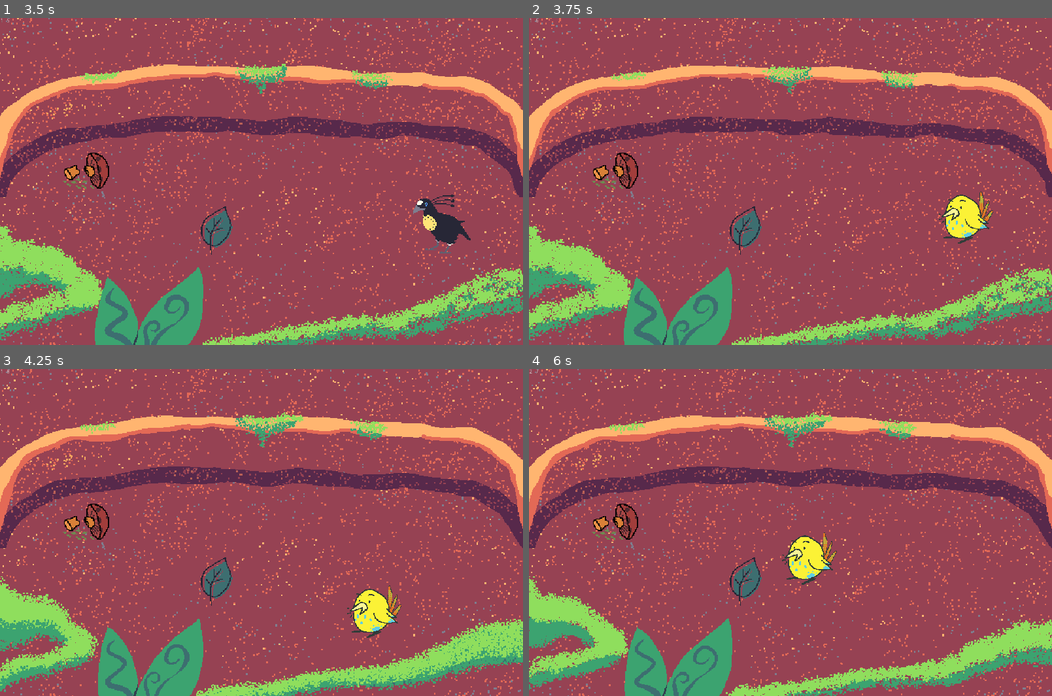
Above: before the commit, frames 1-4 (two rows, left to right).
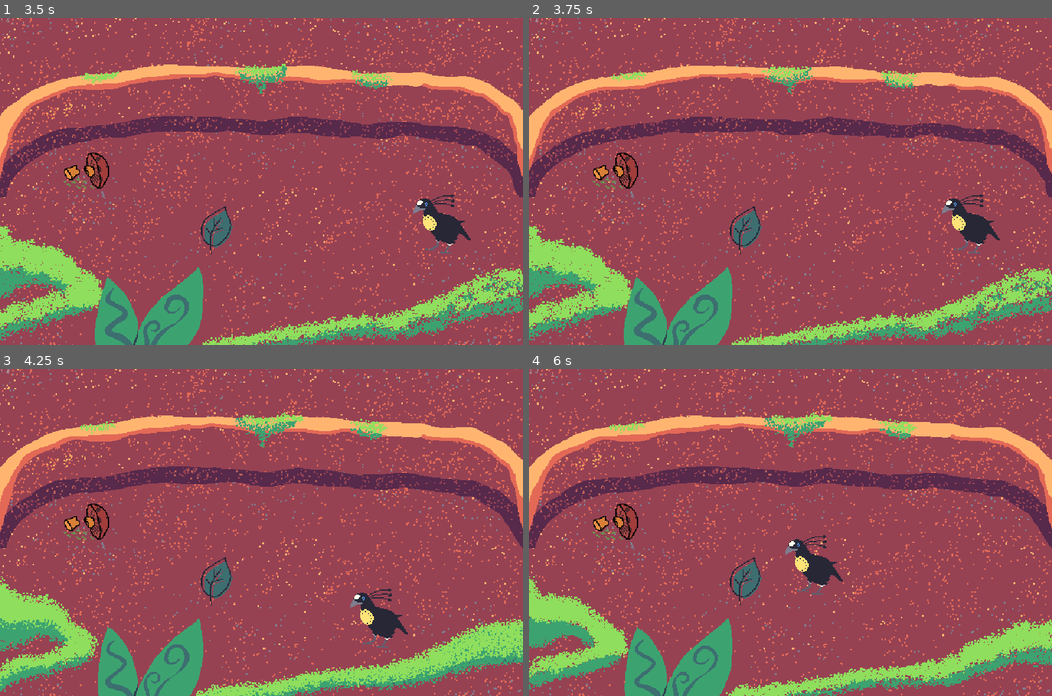
Above: after the commit, the same moments.

Repository: mapedorr/CapstoneGame
Game: Godot game, scene res://Limpiar/CleaningGame.tscn
Same seed, same stepped clock (60 frames per second), same inputs: the game is played once before the commit and once after it. Sound files missing from this copy of the repository are replaced by a short silence.
Inputs (mouse positions are in pixels of both pictures, inside the frame that each line leads up to):
- Up to frame 1 (3.5 s): tap Enter at 0.5, 2 s; drag from (214, 230) to (83, 174) at 0.52 s; tap Space at 1.25 s; drag from (83, 174) to (214, 230) at 1.27 s; move the mouse to (313, 109) at 2.02 s; click (313, 109) at 2.17 s; drag from (235, 246) to (104, 132) at 2.77 s
- Up to frame 2 (3.75 s): move the mouse to (947, 230) at 3.52 s; click (947, 230) at 3.67 s
- Up to frame 3 (4.25 s): no input
- Up to frame 4 (6 s): drag from (633, 483) to (743, 581) at 4.27 s; move the mouse to (816, 532) at 5.02 s; click (816, 532) at 5.17 s; drag from (712, 450) to (743, 581) at 5.77 s

Frame 1 is identical in both runs. In frame 2, 1.1% of the frame differs, in the area x 78-90%, y 53-72%; in frame 3, 1.1%; in frame 4, 1.1%, in the area x 48-60%, y 50-69%.

Commit message:
mucho audio nuevo y mas

Diff:
--- a/Assets/Scripts/DancingBird.gd
+++ b/Assets/Scripts/DancingBird.gd
@@ -41,7 +41,8 @@
 			go_to_mugres(destination)
 			$Dance.play("Dance")
 			# set_scale(Vector2(get_scale().x * face, get_scale().y))
-			$Chirp.play()
+			if not moving:
+				$Chirp.play()
 			set_texture(pressed)
 		else:
 			set_texture(normal_texture)
@@ -124,6 +125,7 @@
 	if not $SpeechBalloon.is_visible():
 		$SpeechBalloon.show()
 		$SpeechBalloon/Animations.play("Show")
+		$Scream.play()
 		yield($SpeechBalloon/Animations, "animation_finished")
 		$SpeechBalloon/Animations.play("Idle")
 		yield(get_tree().create_timer(3.0), "timeout")
@@ -134,15 +136,18 @@
 	$SpeechBalloon.hide()
 
 func move(waypoint):
+	$Jump.play()
 	get_parent().position = waypoint
 
 func show_balloon():
 	if not $SpeechBalloon.is_visible():
+		$Speech_Op.play()
 		$SpeechBalloon.show()
 		$SpeechBalloon/Animations.play("ShowNoText")
 		yield($SpeechBalloon/Animations, "animation_finished")
 		$SpeechBalloon/Animations.play("Idle")
 	else:
+		$Speech_Cl.play()
 		$SpeechBalloon/Animations.play_backwards("ShowNoText")
 		yield($SpeechBalloon/Animations, "animation_finished")
 		$SpeechBalloon.hide()
--- a/Limpiar/CleaningGame.tscn
+++ b/Limpiar/CleaningGame.tscn
@@ -22,15 +22,19 @@
 [ext_resource path="res://Assets/Sprites/Bird_Female.png" type="Texture" id=20]
 [ext_resource path="res://Assets/Sprites/Bird_Tail.png" type="Texture" id=21]
 [ext_resource path="res://Assets/Sprites/bird_1-idle.png" type="Texture" id=22]
-[ext_resource path="res://Assets/Sprites/bird_1-sing.png" type="Texture" id=23]
-[ext_resource path="res://Assets/Scripts/DancingBird.gd" type="Script" id=24]
-[ext_resource path="res://Audio/achli2.ogg" type="AudioStream" id=25]
-[ext_resource path="res://Assets/Sprites/speech_balloon.png" type="Texture" id=26]
-[ext_resource path="res://Assets/Sprites/how_to_play_A.png" type="Texture" id=27]
-[ext_resource path="res://CustomResources/DynamicFonts/sniglet.tres" type="DynamicFont" id=28]
-[ext_resource path="res://Assets/Scripts/Tutorial.gd" type="Script" id=29]
-[ext_resource path="res://Assets/Sprites/how_to_play_B.png" type="Texture" id=30]
-[ext_resource path="res://Limpiar/Sprites/clean-fg.png" type="Texture" id=31]
+[ext_resource path="res://Assets/Scripts/DancingBird.gd" type="Script" id=23]
+[ext_resource path="res://Audio/SFX/SFX_Call_Short.ogg" type="AudioStream" id=24]
+[ext_resource path="res://Audio/SFX/SFX_Call_Long.ogg" type="AudioStream" id=25]
+[ext_resource path="res://Audio/SFX/SFX_Move_01.ogg" type="AudioStream" id=26]
+[ext_resource path="res://Audio/SFX/SFX_TextGlobe_Op.ogg" type="AudioStream" id=27]
+[ext_resource path="res://Audio/SFX/SFX_TextGlobe_Cl.ogg" type="AudioStream" id=28]
+[ext_resource path="res://Assets/Sprites/speech_balloon.png" type="Texture" id=29]
+[ext_resource path="res://Assets/Sprites/how_to_play_A.png" type="Texture" id=30]
+[ext_resource path="res://CustomResources/DynamicFonts/sniglet.tres" type="DynamicFont" id=31]
+[ext_resource path="res://Assets/Scripts/Tutorial.gd" type="Script" id=32]
+[ext_resource path="res://Assets/Sprites/how_to_play_B.png" type="Texture" id=33]
+[ext_resource path="res://Limpiar/Sprites/clean-fg.png" type="Texture" id=34]
+[ext_resource path="res://Audio/SFX/BG_Main.ogg" type="AudioStream" id=35]
 
 [sub_resource type="Animation" id=1]
 resource_name = "Idle"
@@ -227,7 +231,6 @@
 valign = 1
 
 [node name="MusicManager" type="Node" parent="."]
-editor/display_folded = true
 script = ExtResource( 9 )
 
 [node name="Fade" type="Tween" parent="MusicManager"]
@@ -248,6 +251,7 @@
 
 [node name="MxBase" type="AudioStreamPlayer" parent="MusicManager"]
 stream = ExtResource( 11 )
+bus = "Music"
 
 [node name="Layers" type="Node" parent="MusicManager"]
 editor/display_folded = true
@@ -255,10 +259,12 @@
 [node name="Layer1" type="AudioStreamPlayer" parent="MusicManager/Layers"]
 stream = ExtResource( 12 )
 volume_db = -80.0
+bus = "Music"
 
 [node name="Layer2" type="AudioStreamPlayer" parent="MusicManager/Layers"]
 stream = ExtResource( 13 )
 volume_db = -80.0
+bus = "Music"
 
 [node name="Birds" type="Node" parent="MusicManager"]
 editor/display_folded = true
@@ -266,20 +272,25 @@
 [node name="Birds1" type="AudioStreamPlayer" parent="MusicManager/Birds"]
 stream = ExtResource( 14 )
 volume_db = -80.0
+bus = "Music"
 
 [node name="Birds2" type="AudioStreamPlayer" parent="MusicManager/Birds"]
 stream = ExtResource( 15 )
 volume_db = -80.0
+bus = "Music"
 
 [node name="Birds3" type="AudioStreamPlayer" parent="MusicManager/Birds"]
 stream = ExtResource( 16 )
 volume_db = -80.0
+bus = "Music"
 
 [node name="Birds4" type="AudioStreamPlayer" parent="MusicManager/Birds"]
 stream = ExtResource( 17 )
 volume_db = -80.0
+bus = "Music"
 
 [node name="LeafContainer" type="Node2D" parent="."]
+editor/display_folded = true
 __meta__ = {
 "_edit_lock_": true
 }
@@ -315,7 +326,7 @@
 [node name="Birdy1" type="Sprite" parent="Females"]
 editor/display_folded = true
 visible = false
-position = Vector2( 1214.65, 163.511 )
+position = Vector2( 1170, 160 )
 scale = Vector2( 2, 2 )
 texture = ExtResource( 20 )
 
@@ -327,7 +338,7 @@
 [node name="Birdy2" type="Sprite" parent="Females"]
 editor/display_folded = true
 visible = false
-position = Vector2( 988.073, 114.458 )
+position = Vector2( 930, 145 )
 scale = Vector2( 2, 2 )
 texture = ExtResource( 20 )
 
@@ -339,7 +350,7 @@
 [node name="Birdy3" type="Sprite" parent="Females"]
 editor/display_folded = true
 visible = false
-position = Vector2( 287.312, 112.122 )
+position = Vector2( 370, 130 )
 scale = Vector2( -2, 2 )
 texture = ExtResource( 20 )
 
@@ -351,7 +362,7 @@
 [node name="Birdy4" type="Sprite" parent="Females"]
 editor/display_folded = true
 visible = false
-position = Vector2( 83.7477, 140.816 )
+position = Vector2( 150, 160 )
 scale = Vector2( -2, 2 )
 texture = ExtResource( 20 )
 
@@ -365,22 +376,37 @@
 [node name="DancingBird" type="TouchScreenButton" parent="Bird4"]
 scale = Vector2( 0.3, 0.3 )
 normal = ExtResource( 22 )
-pressed = ExtResource( 23 )
+pressed = ExtResource( 22 )
 shape = SubResource( 4 )
 passby_press = true
-script = ExtResource( 24 )
+script = ExtResource( 23 )
 cuando = 4
 
 [node name="Dance" type="AnimationPlayer" parent="Bird4/DancingBird"]
 anims/Dance = SubResource( 5 )
 
 [node name="Chirp" type="AudioStreamPlayer2D" parent="Bird4/DancingBird"]
+stream = ExtResource( 24 )
+volume_db = 8.0
+
+[node name="Scream" type="AudioStreamPlayer2D" parent="Bird4/DancingBird"]
 stream = ExtResource( 25 )
+volume_db = 3.0
+
+[node name="Jump" type="AudioStreamPlayer2D" parent="Bird4/DancingBird"]
+stream = ExtResource( 26 )
+volume_db = 8.0
+
+[node name="Speech_Op" type="AudioStreamPlayer2D" parent="Bird4/DancingBird"]
+stream = ExtResource( 27 )
+
+[node name="Speech_Cl" type="AudioStreamPlayer2D" parent="Bird4/DancingBird"]
+stream = ExtResource( 28 )
 
 [node name="SpeechBalloon" type="Sprite" parent="Bird4/DancingBird"]
 position = Vector2( 95.2009, -333.203 )
 scale = Vector2( 6.66667, 6.66667 )
-texture = ExtResource( 26 )
+texture = ExtResource( 29 )
 hframes = 9
 frame = 3
 
@@ -466,4 +492,8 @@
 [node name="AnimationPlayer" type="AnimationPlayer" parent="PrimerPlano"]
 anims/Idle = SubResource( 10 )
 
+[node name="BG" type="AudioStreamPlayer" parent="."]
+stream = ExtResource( 35 )
+autoplay = true
+
 [connection signal="timeout" from="MusicManager/Metronome/Timer" to="MusicManager/Metronome" method="_on_Timer_timeout"]
--- a/Limpiar/Limpiar.gd
+++ b/Limpiar/Limpiar.gd
@@ -124,6 +124,9 @@
 		breakable_mugre = mushroom
 
 func reset_master_timer():
+	for birds in $Females.get_children():
+		birds.hide()
+		females_on_trunk = 0
 	$MusicManager.reset()
 	timer_on = false
 	secs = 0
--- a/default_bus_layout.tres
+++ b/default_bus_layout.tres
@@ -1,3 +1,9 @@
 [gd_resource type="AudioBusLayout" format=2]
 
 [resource]
+bus/1/name = "Music"
+bus/1/solo = false
+bus/1/mute = false
+bus/1/bypass_fx = false
+bus/1/volume_db = -3.8
+bus/1/send = "Master"
Not shown, added: Audio/SFX/BG_Main.ogg.import
Not shown, added: Audio/SFX/SFX_Call_Long.ogg.import
Not shown, added: Audio/SFX/SFX_Call_Med.ogg.import
Not shown, added: Audio/SFX/SFX_Call_Short.ogg.import
Not shown, added: Audio/SFX/SFX_Heart_01.ogg.import
Not shown, added: Audio/SFX/SFX_Heart_02.ogg.import
Not shown, added: Audio/SFX/SFX_Heart_03.ogg.import
Not shown, added: Audio/SFX/SFX_Move_01.ogg.import
Not shown, added: Audio/SFX/SFX_Move_02.ogg.import
Not shown, added: Audio/SFX/SFX_TextGlobe_Cl.ogg.import
Not shown, added: Audio/SFX/SFX_TextGlobe_Op.ogg.import
Not shown, added: Audio/SFX/SFX_UI_Hide.ogg.import
(and 16 more such lines)
